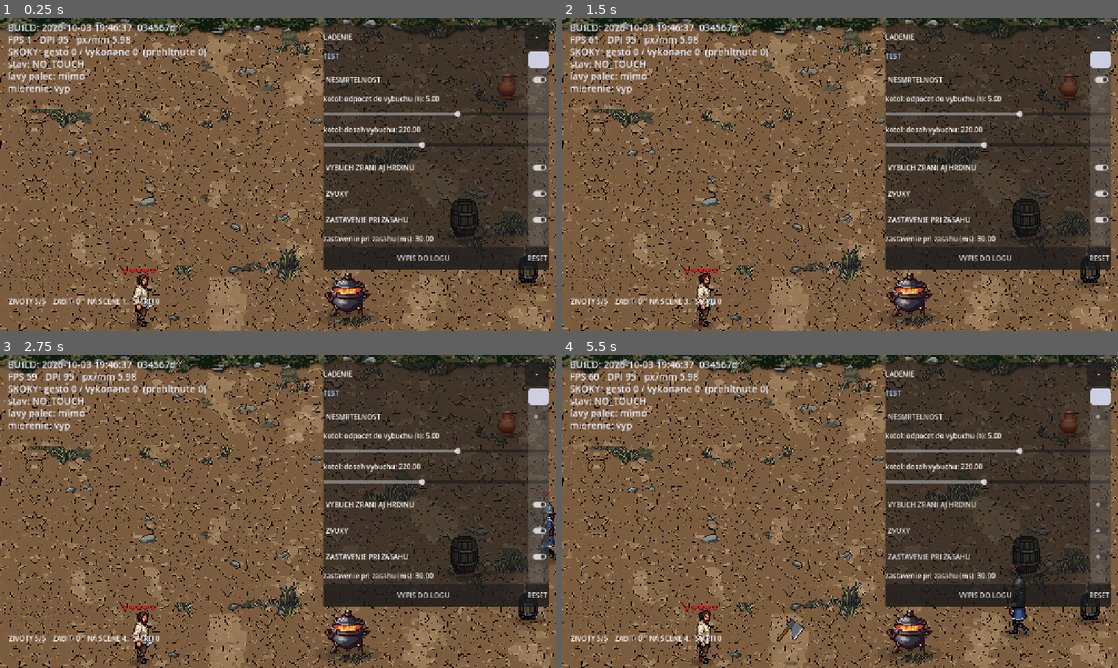
Above: before the commit, frames 1-4 (two rows, left to right).
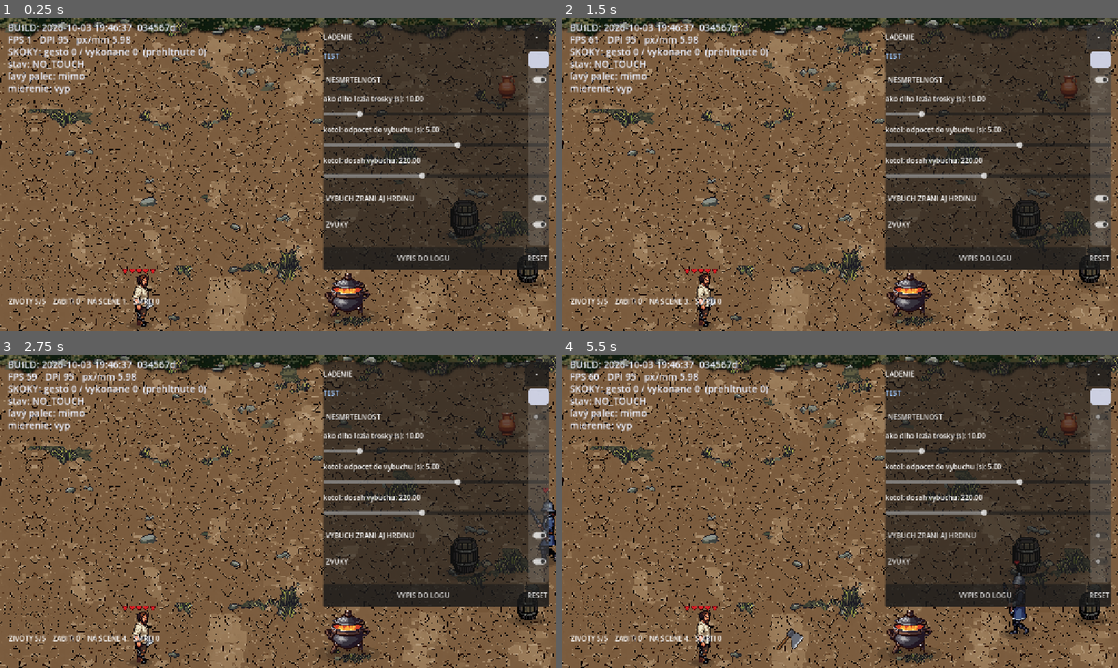
Above: after the commit, the same moments.

Repository: belispav/slavs
Game: Godot game, scene res://scenes/main.tscn
The game is run twice, just before and just after one commit, with the same random seed, the same clock (stepped at 60 frames per second) and the same inputs.
Inputs:
- Up to frame 1 (0.25 s): no input
- Up to frame 2 (1.5 s): click "-" at 0.5 s; click "+" at 1.25 s
- Up to frame 3 (2.75 s): click "NESMRTELNOST" at 2 s
- Up to frame 4 (5.5 s): click "VYBUCH ZRANI AJ HRDINU" at 2.75 s; click "ZVUKY" at 3.5 s; click "ZASTAVENIE PRI ZASAHU" at 4.25 s; click "BIELY ZABLESK" at 5 s

The runs differ from the first frame. In frame 1, 2.5% of the frame differs, in the area x 58-99%, y 15-85%; in frame 2, 2.5%; in frame 3, 2.7%, in the area x 58-100%, y 15-85%; in frame 4, 2.7%.

Commit message:
Wrecks of barrels, pots and cauldrons fade after 10 s (+-25 %), per-enemy colour shade +-5 %
Co-Authored-By: Claude Sonnet 5.5 <noreply@anthropic.com>
Claude-Session: https://claude.ai/code/session_01Dqj7pdokCrmF7FGfvTx8xu

Diff:
--- a/slavs/scripts/barrel.gd
+++ b/slavs/scripts/barrel.gd
@@ -22,6 +22,8 @@
 var _single_frame: bool = false
 ## Per-prop size factor (place() sets it): class size x a small random variation.
 var _size: float = 1.0
+## Seconds until the wreck is gone (counts down from the break; <= 0 = gone, -1 = idle).
+var _wreck_left: float = -1.0
 
 var hp: int = Tuning.BARREL_HP
 var is_broken: bool = false
@@ -145,6 +147,7 @@
 	is_broken = false
 	_shake = 0.0
 	_flash = 0.0
+	_wreck_left = -1.0
 	collision_layer = Tuning.LAYER_TARGET
 	_sprite.animation = &"whole"
 	_sprite.stop()
@@ -176,6 +179,7 @@
 	Sfx.play(sfx_break if hp <= 0 else sfx_hit, global_position)
 	if hp <= 0:
 		is_broken = true
+		_wreck_left = Tuning.jitter(Tuning.wreck_time, Tuning.RAND_WRECK) + Tuning.WRECK_FADE
 		set_deferred("collision_layer", 0)
 		# The wreck is flat - walk over it.
 		_block_shape.set_deferred("disabled", true)
@@ -191,7 +195,14 @@
 	if _block_width != Tuning.barrel_block_width:
 		_set_blocking(_block_depth)
 	_flash = maxf(_flash - delta * 6.0, 0.0)
-	_sprite.modulate = Color.WHITE.lerp(Color(1.0, 0.55, 0.45), _flash * 0.7)
+	var col: Color = Color.WHITE.lerp(Color(1.0, 0.55, 0.45), _flash * 0.7)
+	if is_broken and _wreck_left > -0.5:
+		_wreck_left -= delta
+		col.a = clampf(_wreck_left / Tuning.WRECK_FADE, 0.0, 1.0)
+		if _wreck_left <= 0.0:
+			_sprite.hide()
+			_wreck_left = -1.0
+	_sprite.modulate = col
 	if _shake > 0.0:
 		_shake = maxf(_shake - delta, 0.0)
 		_sprite.offset.x = 1.0 if int(_shake * 60.0) % 2 == 0 else -1.0
--- a/slavs/scripts/cauldron.gd
+++ b/slavs/scripts/cauldron.gd
@@ -24,6 +24,8 @@
 var _block: StaticBody2D
 var _block_shape: CollisionShape2D
 var _flash: float = 0.0
+## Seconds until the burnt wreck is gone (-1 = idle).
+var _wreck_left: float = -1.0
 var _art_height: float = 64.0
 var _foot_margin: float = 0.0
 var _whole_tex: Texture2D
@@ -111,6 +113,8 @@
 
 ## Whole again at `feet`. Cauldrons are reused, never freed.
 func place(feet: Vector2) -> void:
+	_wreck_left = -1.0
+	_sprite.show()
 	hp = Tuning.CAULDRON_HP
 	lit = false
 	spent = false
@@ -170,7 +174,15 @@
 func _process(delta: float) -> void:
 	_flash = maxf(_flash - delta * 6.0, 0.0)
 	if not lit or spent:
-		_sprite.modulate = Color.WHITE.lerp(Color(1.0, 0.5, 0.4), _flash * 0.7)
+		var col: Color = Color.WHITE.lerp(Color(1.0, 0.5, 0.4), _flash * 0.7)
+		# The wreck fades away after Tuning.wreck_time, like the blood.
+		if spent and _wreck_left > -0.5:
+			_wreck_left -= delta
+			col.a = clampf(_wreck_left / Tuning.WRECK_FADE, 0.0, 1.0)
+			if _wreck_left <= 0.0:
+				_sprite.hide()
+				_wreck_left = -1.0
+		_sprite.modulate = col
 		return
 	_fuse -= delta
 	# 0 when just lit, 1 at the bang: everything ramps with it.
@@ -208,6 +220,7 @@
 	_sprite.offset = Vector2.ZERO
 	# The wreck: burnt black, no longer a target, no longer in the way.
 	_sprite.modulate = Color(0.25, 0.22, 0.2)
+	_wreck_left = Tuning.jitter(Tuning.wreck_time, Tuning.RAND_WRECK) + Tuning.WRECK_FADE
 	_show_debris()
 	_shadow.hide()
 	set_deferred("collision_layer", 0)
--- a/slavs/scripts/debug_overlay.gd
+++ b/slavs/scripts/debug_overlay.gd
@@ -230,6 +230,8 @@
 	fx_toggle.toggled.connect(func(on: bool) -> void: Tuning.fx_enabled = on)
 	_add_slider("ako dlho lezi krv na zemi (s)", 0.5, 60.0, 0.5, Tuning.fx_stain_time,
 		func(v: float) -> void: Tuning.fx_stain_time = v)
+	_add_slider("ako dlho lezia trosky (s)", 1.0, 60.0, 1.0, Tuning.wreck_time,
+		func(v: float) -> void: Tuning.wreck_time = v)
 
 	# Explosive cauldron (cauldron.gd). Added 2026-10-04.
 	_add_slider("kotol: odpocet do vybuchu (s)", 0.5, 8.0, 0.5, Tuning.cauldron_fuse,
--- a/slavs/scripts/enemy.gd
+++ b/slavs/scripts/enemy.gd
@@ -397,6 +397,13 @@
 	# Every person is a different height (Pavel 2026-10-09): the whole body, hurtbox and
 	# shadow follow one factor, +-RAND_SIZE per enemy. Reach and strike zones stay in px.
 	scale = Vector2.ONE * Tuning.jitter(1.0, Tuning.RAND_SIZE)
+	# A slightly different shade per enemy (each colour channel +-RAND_TINT). Free: one
+	# modulate set here, no shader, no extra draw call.
+	var tint := Color(Tuning.jitter(1.0, Tuning.RAND_TINT), Tuning.jitter(1.0, Tuning.RAND_TINT),
+		Tuning.jitter(1.0, Tuning.RAND_TINT))
+	for spr in [_thrower_sprite, _rusher_sprite, _brute_sprite]:
+		if spr != null:
+			spr.modulate = tint
 	_fit_hurtbox(_drawn_height)
 	_shadow.set_width((_drawn_height if _drawn_height > 0.0 else SIZE.y * 2.0)
 		* Tuning.SHADOW_WIDTH_PER_HEIGHT)
--- a/slavs/scripts/tuning.gd
+++ b/slavs/scripts/tuning.gd
@@ -225,6 +225,11 @@
 ## How long blood/splinters lie on the ground before they are gone (s).
 const FX_STAIN_TIME: float = 12.0
 var fx_stain_time: float = FX_STAIN_TIME
+## Wrecks of barrels, pots and cauldrons fade away like the blood (Pavel 2026-10-09: 10 s).
+const WRECK_TIME: float = 10.0
+var wreck_time: float = WRECK_TIME
+const WRECK_FADE: float = 1.0
+const RAND_WRECK: float = 0.25
 var fx_enabled: bool = true
 
 # --- Sounds (2026-10-04, sfx.gd) ---
@@ -332,6 +337,8 @@
 const RAND_WHITE: float = 0.25
 ## Body height of every enemy and size of every barrel/pot (Pavel 2026-10-09: +-5 %).
 const RAND_SIZE: float = 0.05
+## Colour shade of every enemy: each channel +-5 % (a free modulate, set once at spawn).
+const RAND_TINT: float = 0.05
 var random_strength: float = 1.0
 
 
Not shown, changed: tools/panel_catalog.py
